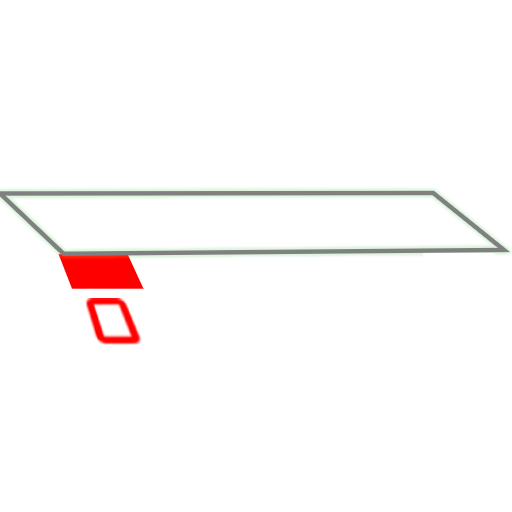
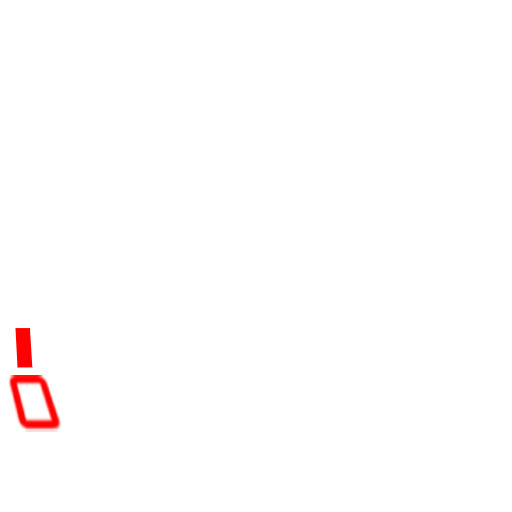
Layers edited between the first and the second 512×512 image:
painted on "Shape 2 copy 2" over [423, 253, 512, 257]
painted on "Shape 2 copy" over [188, 256, 323, 259]
painted on "0" over [8, 298, 142, 432]
